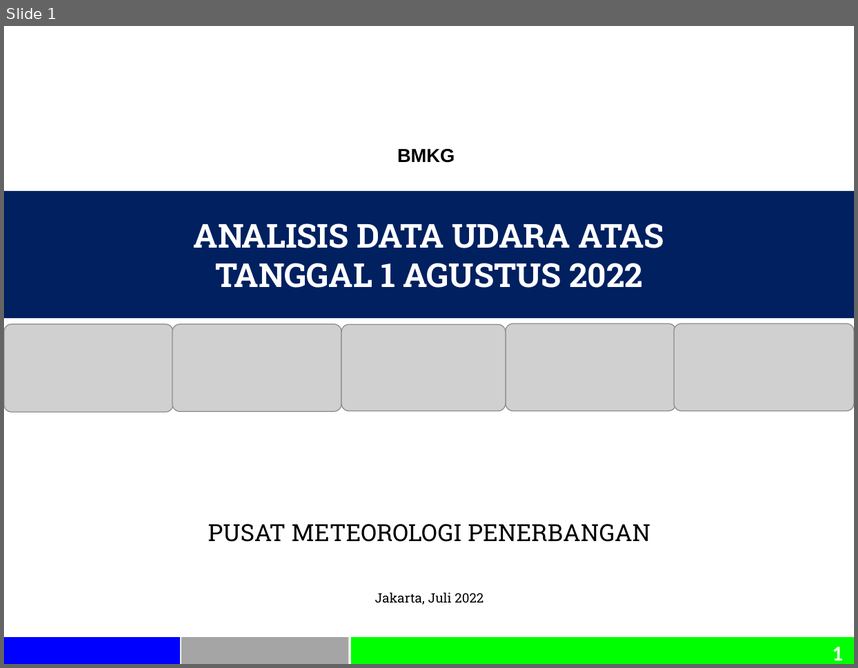
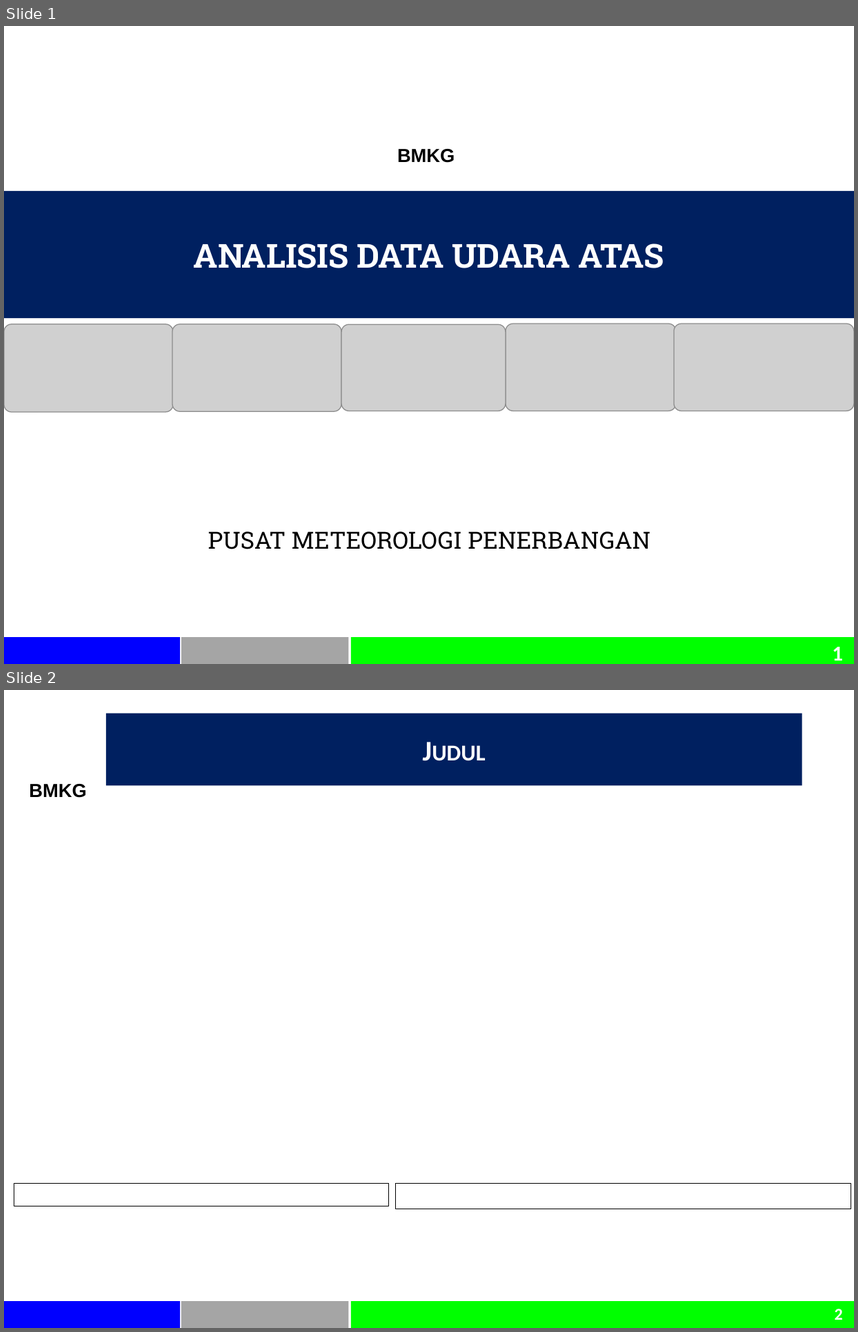
Before and after one commit to Syah4kram/ppt-generator-for-aviation, a slide deck: ppt.pptx. Shown one above the other, each under a label of ours: slide 1 before the commit, slides 1 and 2 after it. The pictures are 858x668 and 858x1332 pixels, drawn with LibreOffice and Linux fonts; fonts in the diff are those of the drawing; grey boxes stand for pictures; background and template pictures are left out. Boxes give left, top, right and bottom in pixels: in the first picture for what was removed or moved away, otherwise in the second. Text is boxed around its words. In the diff, an @@ line names an element or a change of style, - is before the commit and + after.

```diff
--- a/ppt.pptx
+++ b/ppt.pptx
@@ slide 2 added at (x1=4, y1=690, x2=854, y2=1328), background #FFFFFF; not listed: 4 template elements that a slide beside it also shows @@
@@ rectangle added at (x1=106, y1=713, x2=802, y2=785), fill #002060, 24 pt, text #FFFFFF, bold, small capitals @@
+Judul
@@ text added at (x1=29, y1=784, x2=86, y2=798), 16 pt, text #000000, bold @@
+BMKG
@@ rectangle added at (x1=14, y1=1183, x2=389, y2=1206), fill #FFFFFF, outline #000000 0.75 pt @@
@@ rectangle added at (x1=396, y1=1183, x2=851, y2=1209), fill #FFFFFF, outline #000000 0.75 pt @@
@@ slide 1 changed as well @@
@@ title at (x1=194, y1=243, x2=664, y2=268): text changed @@
-ANALISIS DATA UDARA ATAS
-TANGGAL 1 AGUSTUS 2022
+ANALISIS DATA UDARA ATAS
@@ text at (x1=375, y1=592, x2=484, y2=604): paragraph removed @@
-Jakarta, Juli 2022
```
Also in this commit, not shown: 2 other files.
